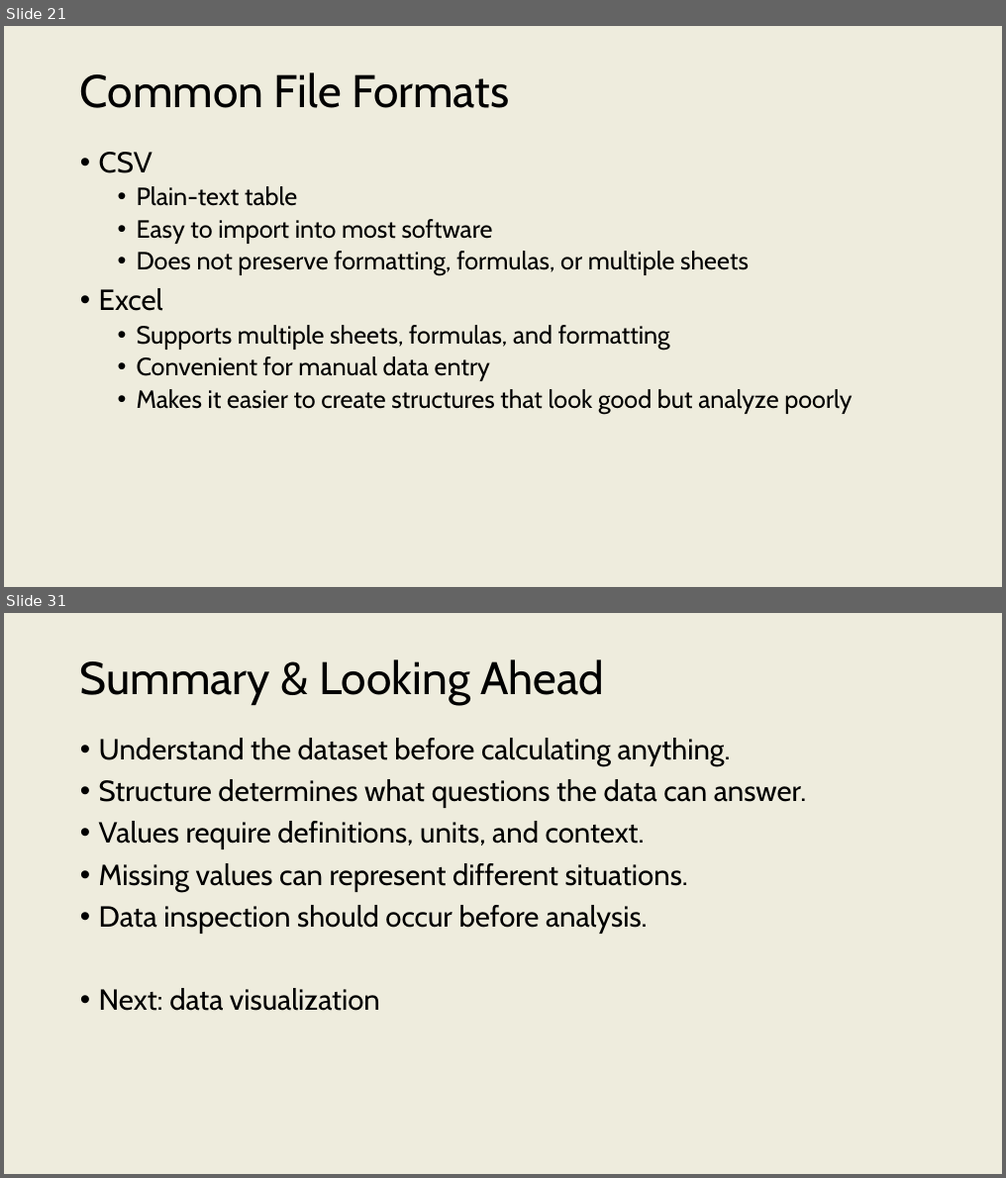
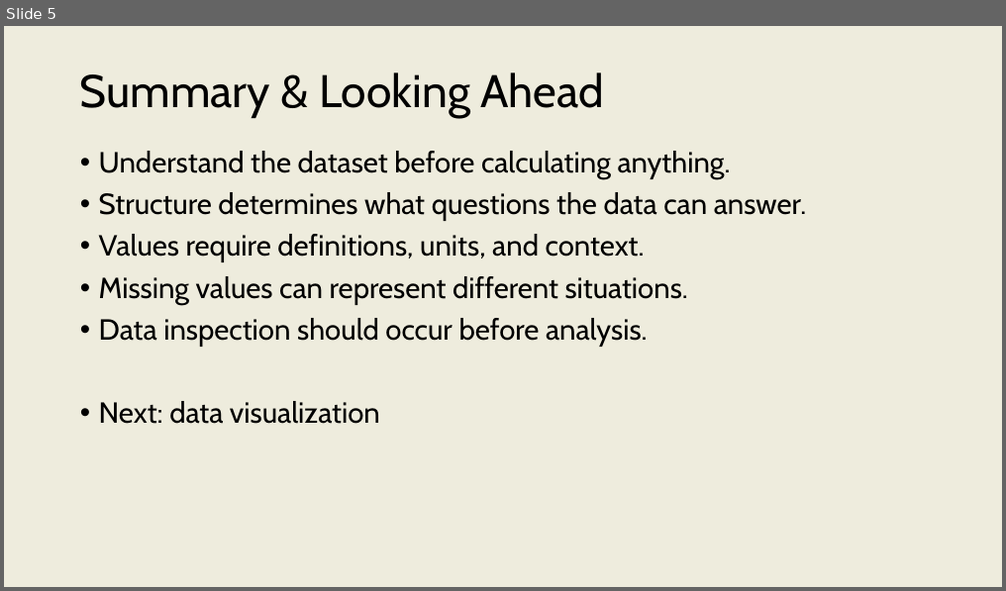
Before and after one commit to onishisaryu/HES-3000-Sports-Data-Analytics, a slide deck: pptx/Lecture7.pptx. Shown one above the other, each under a label of ours: slides 21 and 31 before the commit, slide 5 after it; the slides between them are not shown. The pictures are 1006x1178 and 1006x591 pixels, drawn with LibreOffice and Linux fonts; fonts in the diff are those of the drawing. Boxes give left, top, right and bottom in pixels: in the first picture for what was removed or moved away, otherwise in the second. Text is boxed around its words. In the diff, an @@ line names an element or a change of style, - is before the commit and + after.

```diff
--- a/pptx/Lecture7.pptx
+++ b/pptx/Lecture7.pptx
@@ slide 21 removed at (4,26,1002,587), background #EEECDD @@
@@ title removed at (80,73,509,108) @@
-Common File Formats
@@ text removed at (99,152,851,414) @@
-• CSV
-  • Plain-text table
-  • Easy to import into most software
-  • Does not preserve formatting, formulas, or multiple sheets
-• Excel
-  • Supports multiple sheets, formulas, and formatting
-  • Convenient for manual data entry
-  • Makes it easier to create structures that look good but analyze poorly
@@ what was slide 31 is now slide 5 @@
```
Also in this commit, not shown: 2 slides added, 27 other slides removed.
